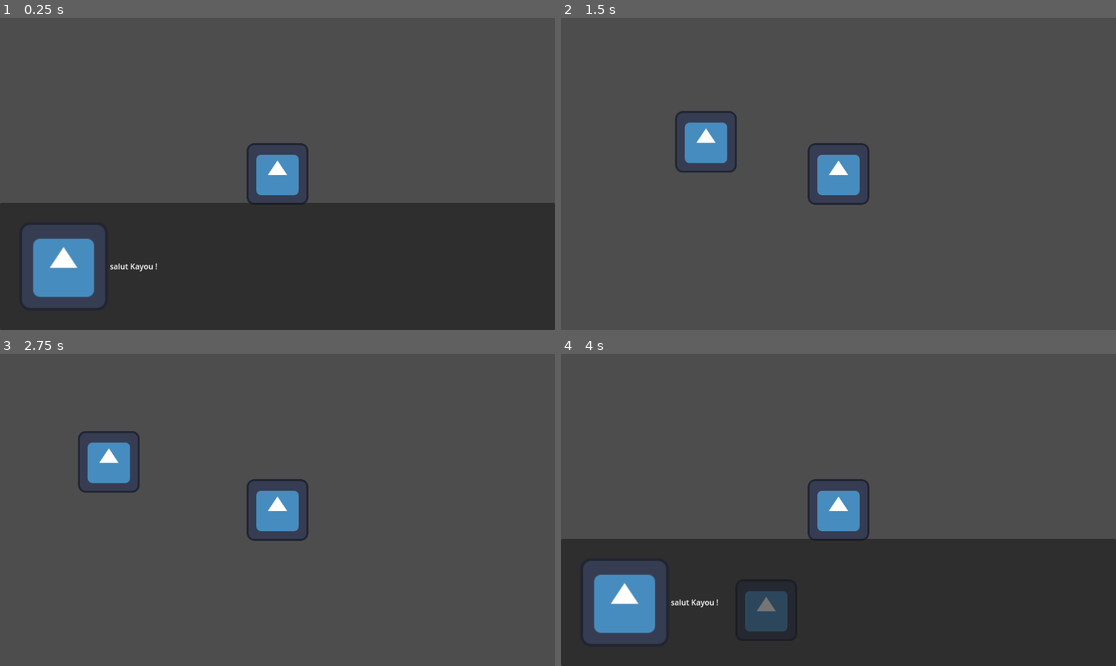
Above: before the commit, frames 1-4 (two rows, left to right).
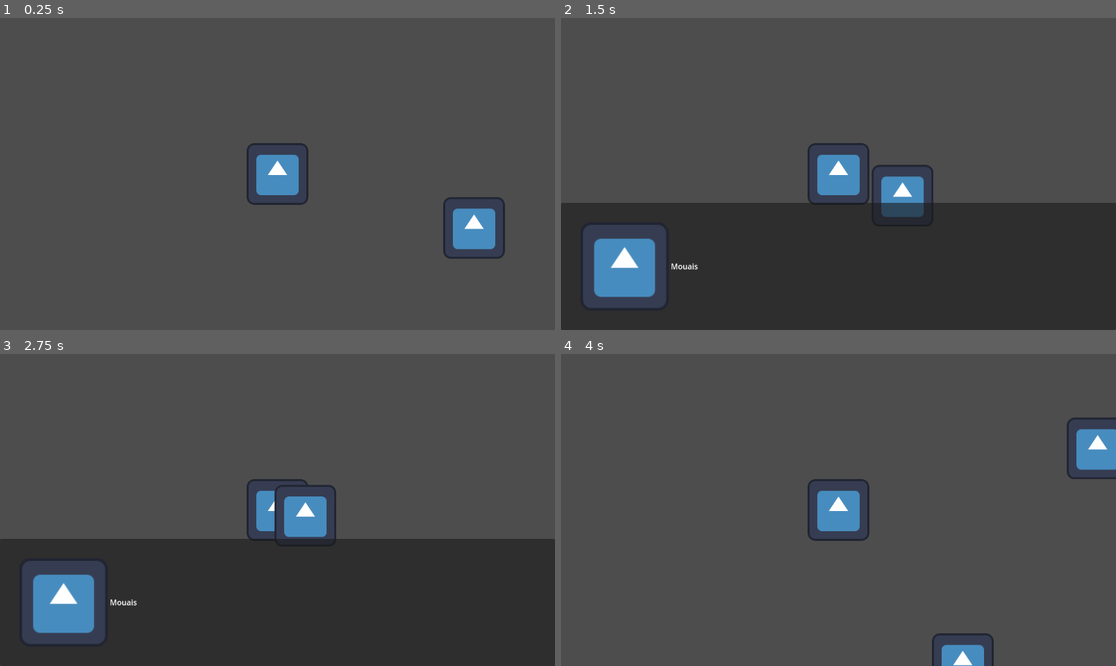
Above: after the commit, the same moments.

Repository: youpioup/solvefortommorow
Game: Godot game, scene res://scene/monde/monde.tscn
The game is run twice, just before and just after one commit, with the same random seed, the same clock (stepped at 60 frames per second) and the same inputs. The engine's default icon, where the game draws it, is replaced by a stand-in: a white triangle on a blue panel in a dark square.
Inputs:
- Up to frame 1 (0.25 s): no input
- Up to frame 2 (1.5 s): tap Enter at 0.5 s; hold D (droite) 0.53-1.28 s; tap S (reculer) at 0.6, 1.35 s; hold A (gauche) from 1.28 s (still down)
- Up to frame 3 (2.75 s): release A (gauche) at 2.03 s; hold D (droite) from 2.03 s (still down); tap S (reculer) at 2.1 s
- Up to frame 4 (4 s): release D (droite) at 2.78 s; hold W (avancer) 2.78-3.53 s; tap S (reculer) at 2.85, 3.6 s; hold A (gauche) from 3.53 s (still down)

The runs differ from the first frame. In frame 1, 39% of the frame differs, in the area x 0-100%, y 57-100%; in frame 2, 41%; in frame 3, 41%, in the area x 0-100%, y 24-100%; in frame 4, 40%.

Commit message:
Plein de pnj!

Diff:
--- a/scene/monde/monde.tscn
+++ b/scene/monde/monde.tscn
@@ -10,3 +10,17 @@
 [node name="Kayou" parent="." instance=ExtResource("1_7inf6")]
 
 [node name="PNJ" parent="." instance=ExtResource("2_g26u5")]
+position = Vector2(408, 112)
+txt = "Mouais"
+
+[node name="PNJ2" parent="." instance=ExtResource("2_g26u5")]
+position = Vector2(688, -336)
+
+[node name="PNJ3" parent="." instance=ExtResource("2_g26u5")]
+position = Vector2(368, 728)
+
+[node name="PNJ4" parent="." instance=ExtResource("2_g26u5")]
+position = Vector2(1392, 656)
+
+[node name="PNJ5" parent="." instance=ExtResource("2_g26u5")]
+position = Vector2(1184, -40)
